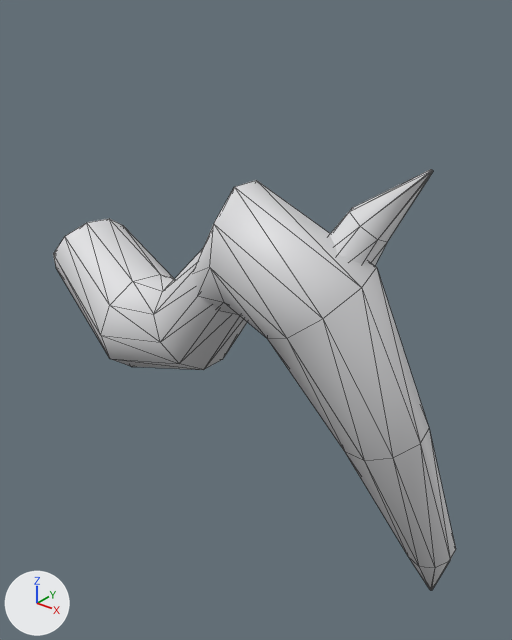
One commit to the glTF model assets/art/models/beetle_leg_right.glb: the scene before it, then after it.
Both versions are drawn from a 50 mm lens placed at (1.156, -0.885, 0.52), pointed at (0.447, 0.0, -0.029). The lights are fixed; the arrows at lower left show +X, +Y and +Z. The first picture is the older version. Mesh edges are drawn as thin lines. Vertices at exactly the same position are counted once.

Objects in the first picture: 'beetle_leg_right'.
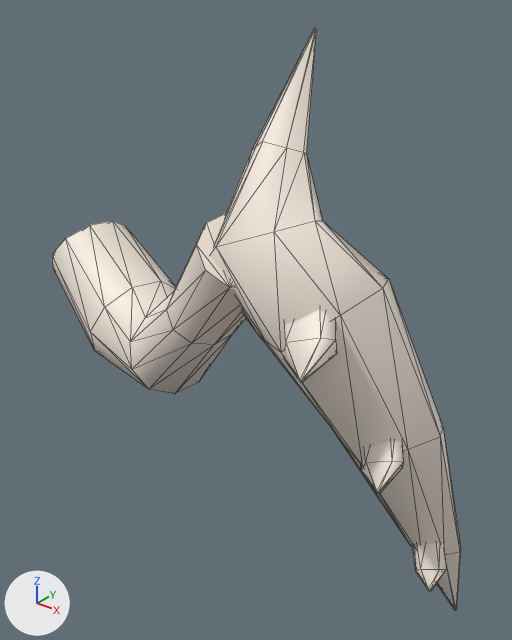
Patch to the scene script:
```diff
--- a/assets/art/models/beetle_leg_right.glb.py
+++ b/assets/art/models/beetle_leg_right.glb.py
@@ mat_dunechitin @@
 mat_dunechitin = principled_material('DuneChitin')
-mat_dunechitin.base_color = (0.73, 0.73, 0.745)  # light grey #dedee0
+mat_dunechitin.base_color = (0.905, 0.815, 0.723)  # pale yellow #f4e9dd
 mat_dunechitin.metallic = 0.04
@@ me_beetle_leg_right @@
 # used by ob_beetle_leg_right; location = (0.0, 0.0, 0.0)
-me_beetle_leg_right.from_pydata(...)  # 121 vertices, 230 faces; spans x -0.039..0.852, y -0.236..0.142, z -0.575..0.301
+me_beetle_leg_right.from_pydata(...)  # 183 vertices, 346 faces; spans x -0.048..0.862, y -0.25..0.13, z -0.58..0.453
+# me_beetle_leg_right part 1: the loose piece of 60 vertices spanning x 0.438..0.852, y -0.236..0.142, z -0.575..0.265 is rebuilt with 70 vertices and now spans x 0.47..0.862, y -0.227..0.13, z -0.58..0.453
+# me_beetle_leg_right part 2: the loose piece of 40 vertices spanning x -0.039..0.577, y -0.187..0.085, z -0.197..0.189 is rebuilt with 50 vertices and now spans x -0.048..0.588, y -0.21..0.09, z -0.2..0.206
+# me_beetle_leg_right part 3: a new loose piece of 21 vertices spanning x 0.601..0.734, y -0.25..-0.095, z 0.04..0.181, in mat_dunechitin (pale yellow #f4e9dd)
+# me_beetle_leg_right part 4: a new loose piece of 21 vertices spanning x 0.694..0.808, y -0.161..-0.032, z -0.15..-0.026, in mat_dunechitin (pale yellow #f4e9dd)
+# me_beetle_leg_right part 5: a new loose piece of 21 vertices spanning x 0.764..0.859, y -0.055..0.047, z -0.384..-0.279, in mat_dunechitin (pale yellow #f4e9dd)
+# me_beetle_leg_right part 6: the loose piece of 21 vertices spanning x 0.614..0.776, y -0.167..-0.052, z 0.096..0.301 is deleted
 me_beetle_leg_right.materials.append(mat_dunechitin)
```

Location of each change, [x1, y1, x2, y2] in pixels of the pictures (512 x 640 px):
'beetle_leg_right', recoloured, reshaped (38% taller): before [53, 169, 456, 590]; after [52, 28, 461, 611]
part 1 of me_beetle_leg_right, rebuilt (42% taller): before [194, 180, 456, 590]; after [210, 28, 461, 611]
part 2 of me_beetle_leg_right, rebuilt (20% taller): before [53, 219, 247, 370]; after [52, 213, 246, 394]
part 3 of me_beetle_leg_right, added (pale yellow): after [284, 310, 337, 383]
part 4 of me_beetle_leg_right, added (pale yellow): after [361, 440, 404, 494]
part 5 of me_beetle_leg_right, added (pale yellow): after [413, 543, 447, 591]
part 6 of me_beetle_leg_right, deleted: before [329, 169, 433, 266]
